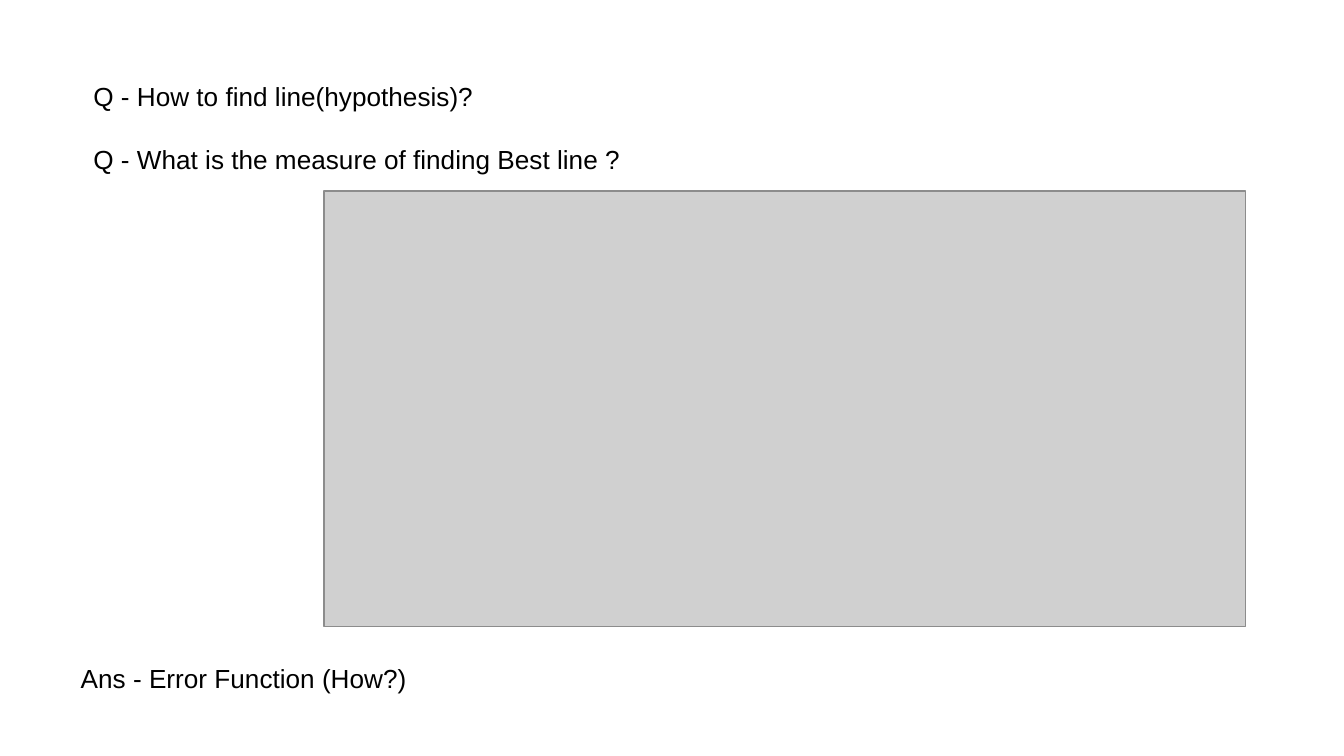
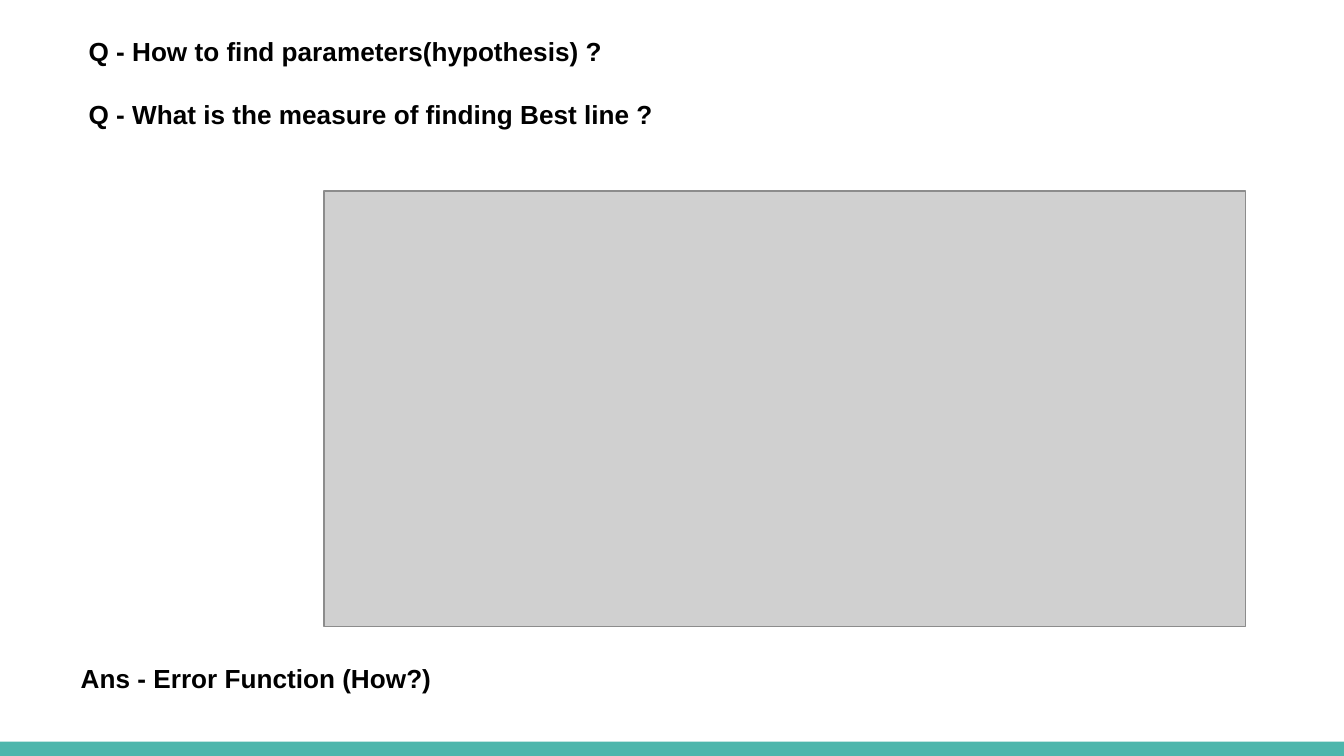
Before and after one commit to jugshaurya/Machine-Learning, a slide deck: slide 8 of Presentation/ML presentation.pptx. Drawn at 1344x756 pixels with LibreOffice and Linux fonts; fonts in the diff are those of the drawing; grey boxes stand for pictures. Boxes give left, top, right and bottom in pixels: in the first picture for what was removed or moved away, otherwise in the second. Text is boxed around its words. In the diff, an @@ line names an element or a change of style, - is before the commit and + after.

```diff
--- a/Presentation/ML presentation.pptx
+++ b/Presentation/ML presentation.pptx
@@ text "Q - How to find ..." moved from (x1=93, y1=87, x2=598, y2=175) to (x1=89, y1=42, x2=629, y2=130) @@
@@ text at (x1=89, y1=42, x2=579, y2=67): text changed; bold on @@
-Q - How to find line(hypothesis)?
+Q - How to find parameters(hypothesis) ?
@@ text at (x1=89, y1=105, x2=629, y2=130): bold on in "Q - What is the measure of ..." @@
@@ text "Ans - Error Function (How?)" at (x1=81, y1=669, x2=431, y2=694): bold on @@
@@ rectangle added at (x1=0, y1=742, x2=1344, y2=756), fill #4DB6AC @@
```
Also in this commit, not shown: 10 other slides changed, 6 slides added, 5 slides removed, 1 other file.
